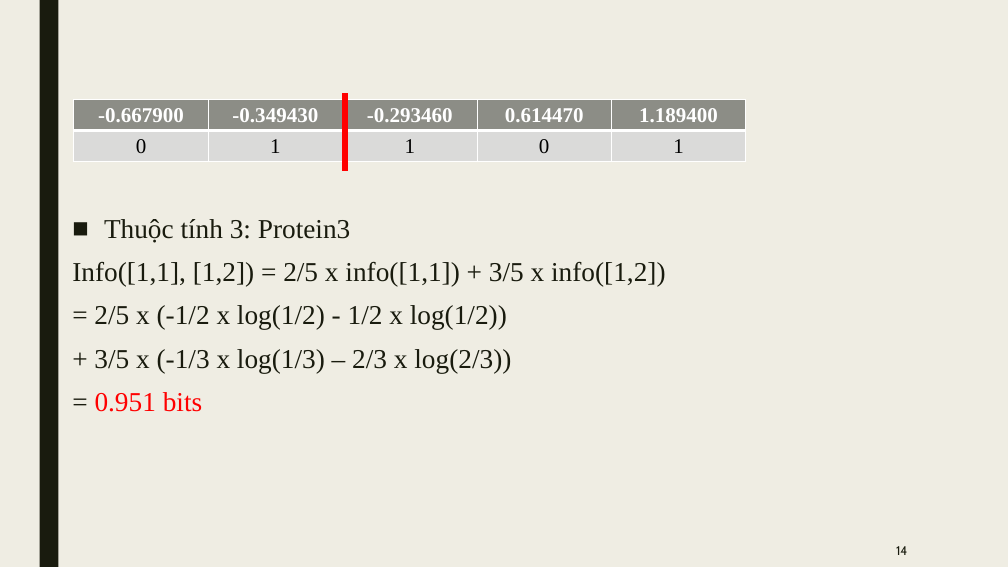
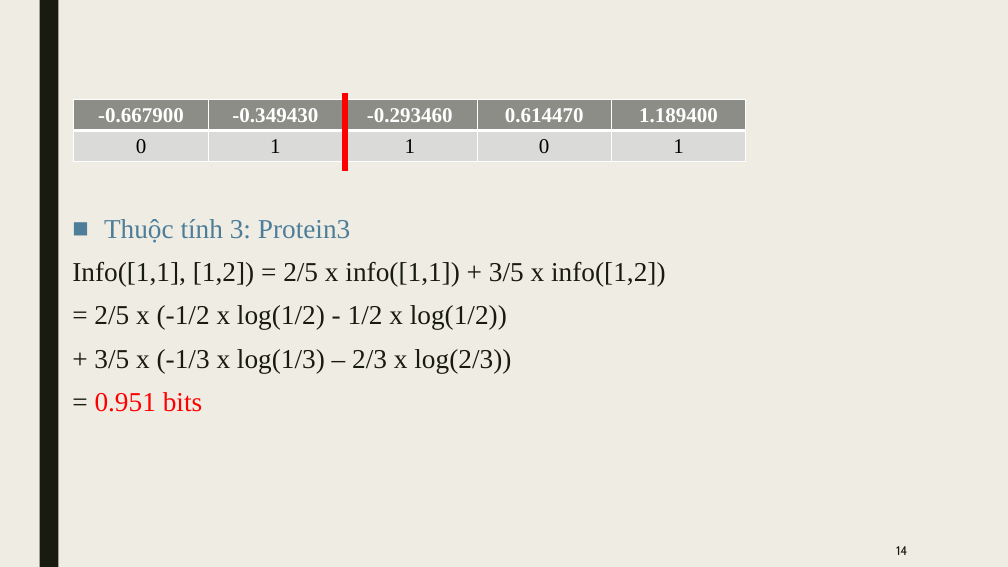
Before and after one commit to eamunt/Machine-learning-Github, a slide deck: slide 14 of Real_Breast_Cancer_Data.pptx. Drawn at 1008x567 pixels with LibreOffice and Linux fonts; fonts in the diff are those of the drawing. Boxes give left, top, right and bottom in pixels: in the first picture for what was removed or moved away, otherwise in the second. Text is boxed around its words. In the diff, an @@ line names an element or a change of style, - is before the commit and + after.

```diff
--- a/Real_Breast_Cancer_Data.pptx
+++ b/Real_Breast_Cancer_Data.pptx
@@ text at [104,219,350,243]: text colour #191B0E to #4D7D99 in "Thuộc tính 3: Protein3" @@
```
Also in this commit, not shown: 13 other slides changed.
